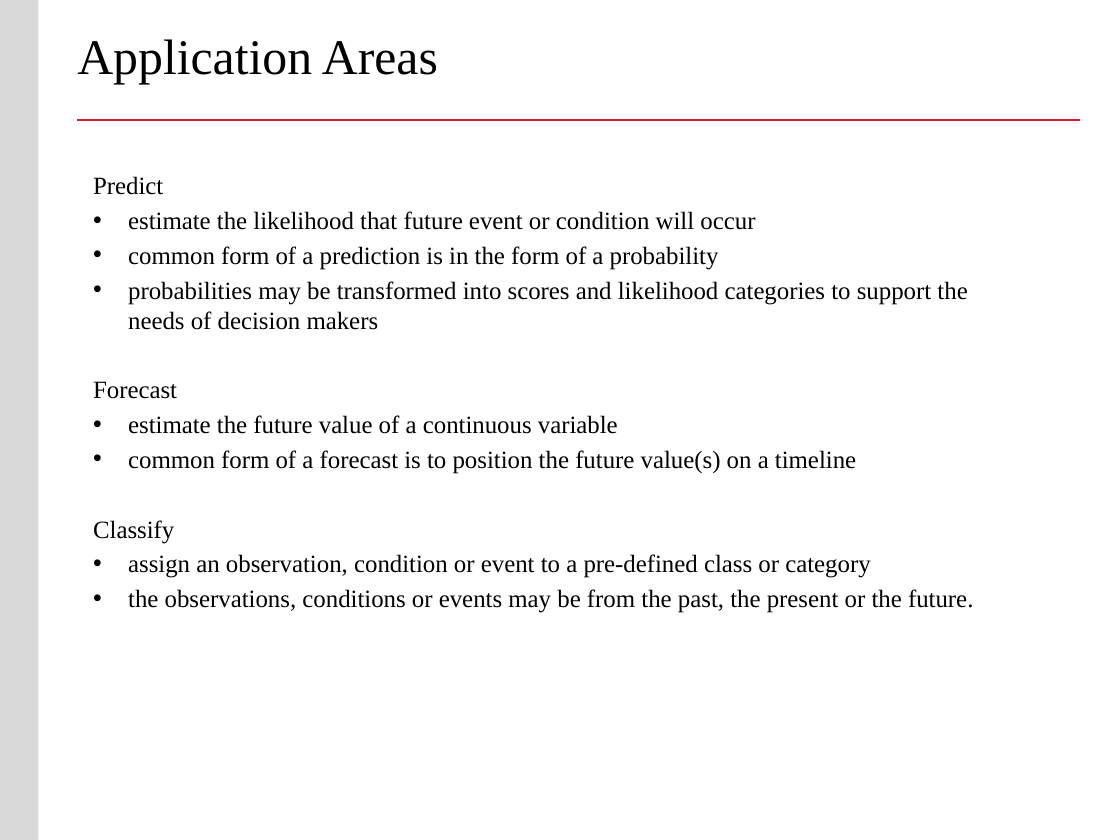
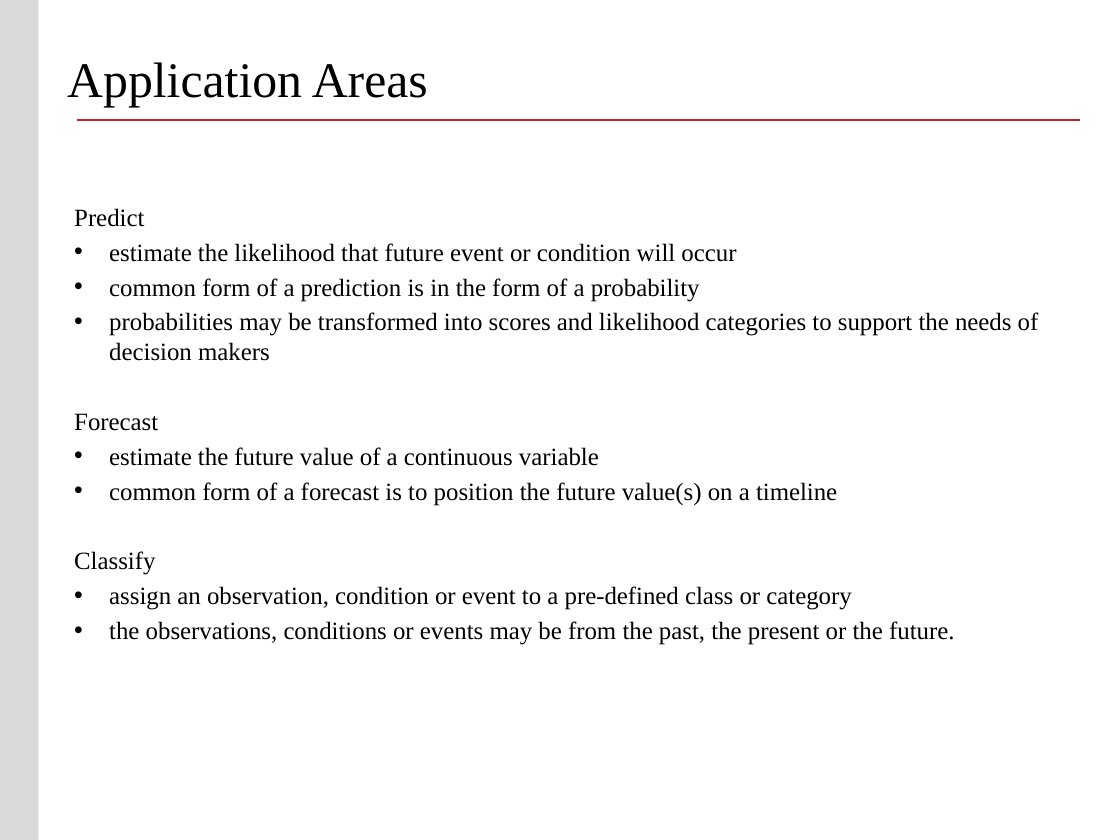
Before and after one commit to buyuhuang/csda1000_FT, a slide deck: slide 35 of day6/1. Lecture/Slides Week 7 CSDA 1000.pptx (slide 9 before the commit). Drawn at 1120x840 pixels with LibreOffice and Linux fonts; fonts in the diff are those of the drawing; background and template pictures are left out. Boxes give left, top, right and bottom in pixels: in the first picture for what was removed or moved away, otherwise in the second. Text is boxed around its words. In the diff, an @@ line names an element or a change of style, - is before the commit and + after.

```diff
--- a/day6/1. Lecture/Slides Week 7 CSDA 1000.pptx
+++ b/day6/1. Lecture/Slides Week 7 CSDA 1000.pptx
@@ title "Application Areas" moved from (x1=77, y1=39, x2=438, y2=84) to (x1=67, y1=62, x2=428, y2=107) @@
@@ text "Predict" rewrapped from (x1=93, y1=176, x2=973, y2=613) to (x1=74, y1=208, x2=1039, y2=645) @@
```
Also in this commit, not shown: 24 other slides changed, 84 slides added, 8 slides removed, 3 other files.
